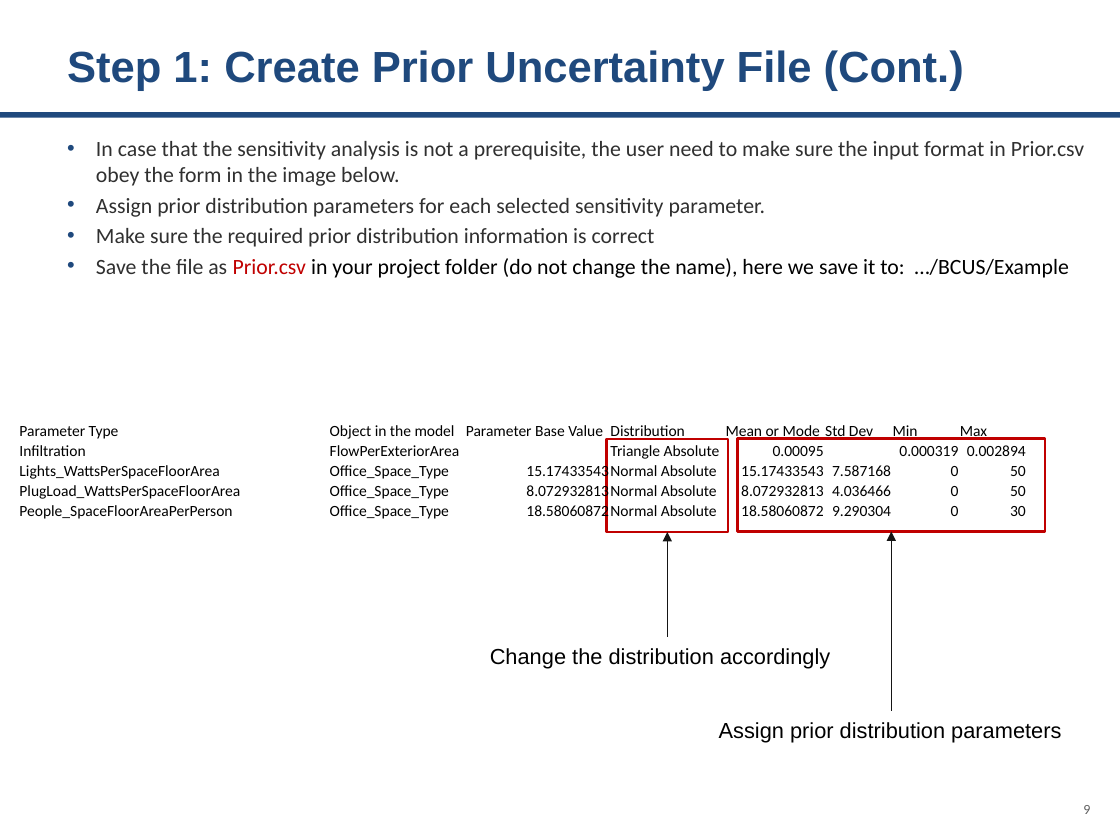
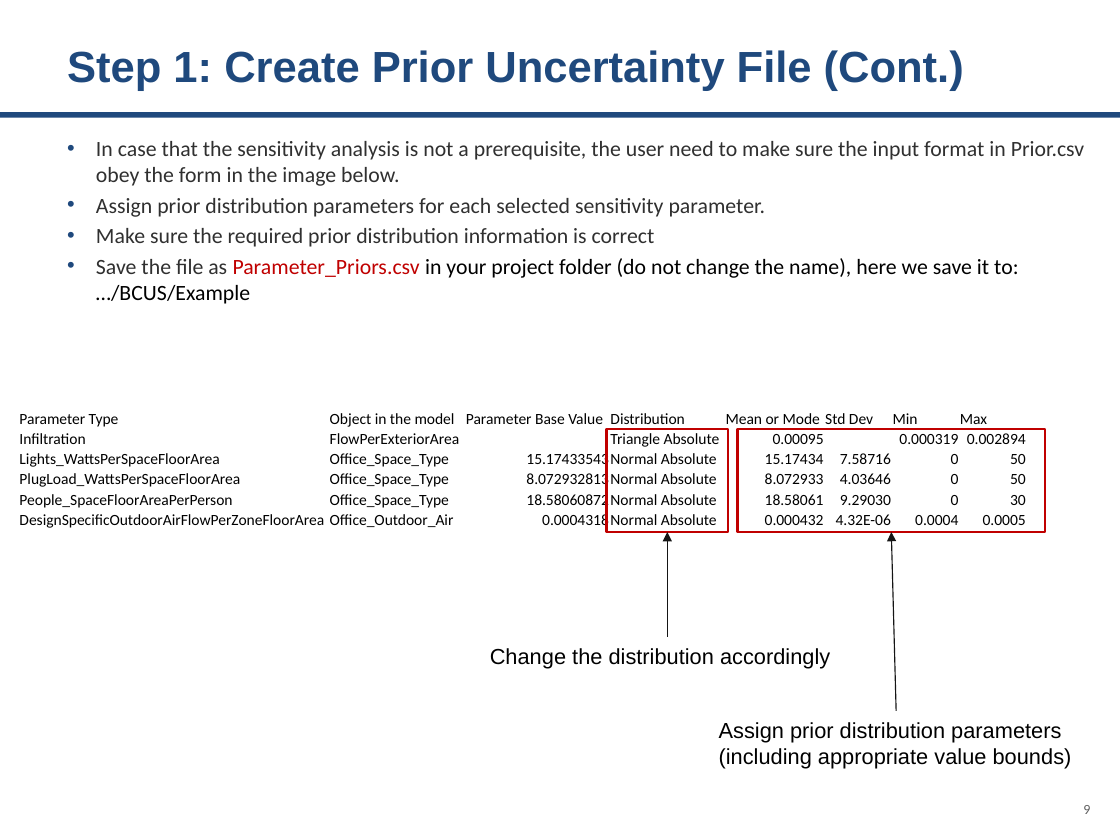
Before and after one commit to Argonne-National-Laboratory/BCUS, a slide deck: slide 9 of tutorials/Bayesian Calibration.pptx. Drawn at 1120x840 pixels with LibreOffice and Linux fonts; fonts in the diff are those of the drawing. Boxes give left, top, right and bottom in pixels: in the first picture for what was removed or moved away, otherwise in the second. Text is boxed around its words. In the diff, an @@ line names an element or a change of style, - is before the commit and + after.

Commit message:
Updated Bayesian calibration example

```diff
--- a/tutorials/Bayesian Calibration.pptx
+++ b/tutorials/Bayesian Calibration.pptx
@@ text at <box>96,258,1018,304</box>: text changed @@
-• Save the file as Prior.csv in your project folder (do not change the name), here we save it to: …/BCUS/Example
+• Save the file as Parameter_Priors.csv in your project folder (do not change the name), here we save it to: …/BCUS/Example
@@ table at <box>19,409,1027,533</box> @@
-row 3: Lights_WattsPerSpaceFloorArea | Office_Space_Type | 15.17433543 | Normal Absolute | 15.17433543 | 7.587168 | 0 | 50
-row 4: PlugLoad_WattsPerSpaceFloorArea | Office_Space_Type | 8.072932813 | Normal Absolute | 8.072932813 | 4.036466 | 0 | 50
-row 5: People_SpaceFloorAreaPerPerson | Office_Space_Type | 18.58060872 | Normal Absolute | 18.58060872 | 9.290304 | 0 | 30
+row 3: Lights_WattsPerSpaceFloorArea | Office_Space_Type | 15.17433543 | Normal Absolute | 15.17434 | 7.58716 | 0 | 50
+row 4: PlugLoad_WattsPerSpaceFloorArea | Office_Space_Type | 8.072932813 | Normal Absolute | 8.072933 | 4.03646 | 0 | 50
+row 5: People_SpaceFloorAreaPerPerson | Office_Space_Type | 18.58060872 | Normal Absolute | 18.58061 | 9.29030 | 0 | 30
+row 6: DesignSpecificOutdoorAirFlowPerZoneFloorArea | Office_Outdoor_Air | 0.0004318 | Normal Absolute | 0.000432 | 4.32E-06 | 0.0004 | 0.0005
@@ table: place and size @@
-table at <box>19,420,1027,525</box>
+table at <box>19,409,1027,533</box>
@@ rectangle: place and size @@
-rectangle at <box>607,439,728,532</box>
+rectangle at <box>607,429,728,532</box>
@@ rectangle: place and size @@
-rectangle at <box>737,439,1045,532</box>
+rectangle at <box>737,429,1045,532</box>
@@ arrow moved from (892, 711) - (892, 532) to (896, 711) - (892, 532) @@
@@ text at <box>719,722,1072,769</box>: text changed @@
-Assign prior distribution parameters
+Assign prior distribution parameters
+(including appropriate value bounds)
```
Also in this commit, not shown: 8 other slides changed, 7 other files.
